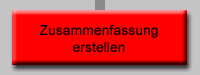
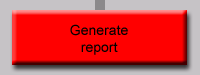
Two versions of the same layered image (200x75). Layer-by-layer changes:
renamed "Zusammenfassung erstellen" to "Generate report", painted on it over [left=39, top=24, right=158, bottom=55]
